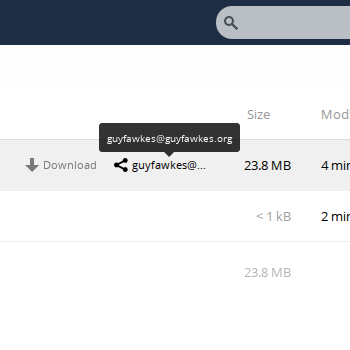
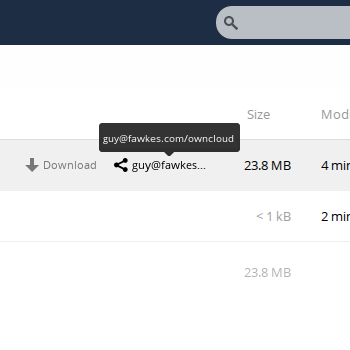
Layered file, before and after one edit (350x350). Changes by layer:
painted on "FederatedShare3-wee.png(4000ms)(combine)" over left=103, top=135, right=237, bottom=172
painted on "FederatedShare2-wee.png(4000ms)(combine)" over left=103, top=135, right=237, bottom=172
painted on "Layer(6000ms)" over left=131, top=161, right=197, bottom=172
